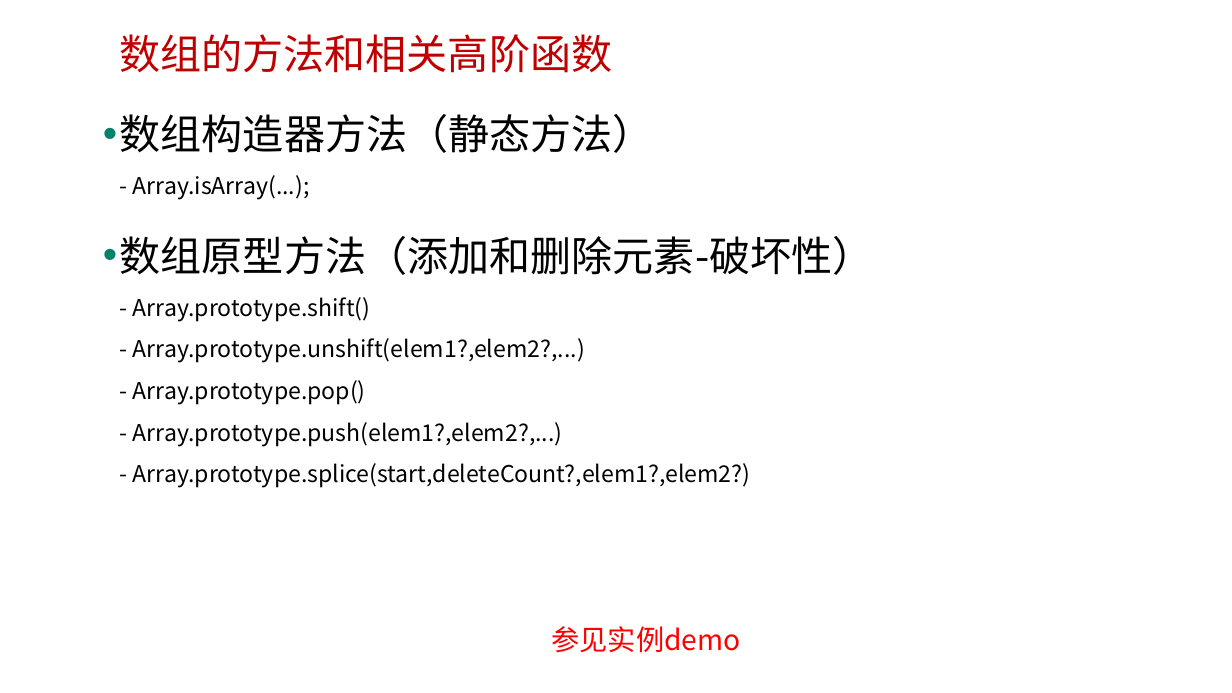
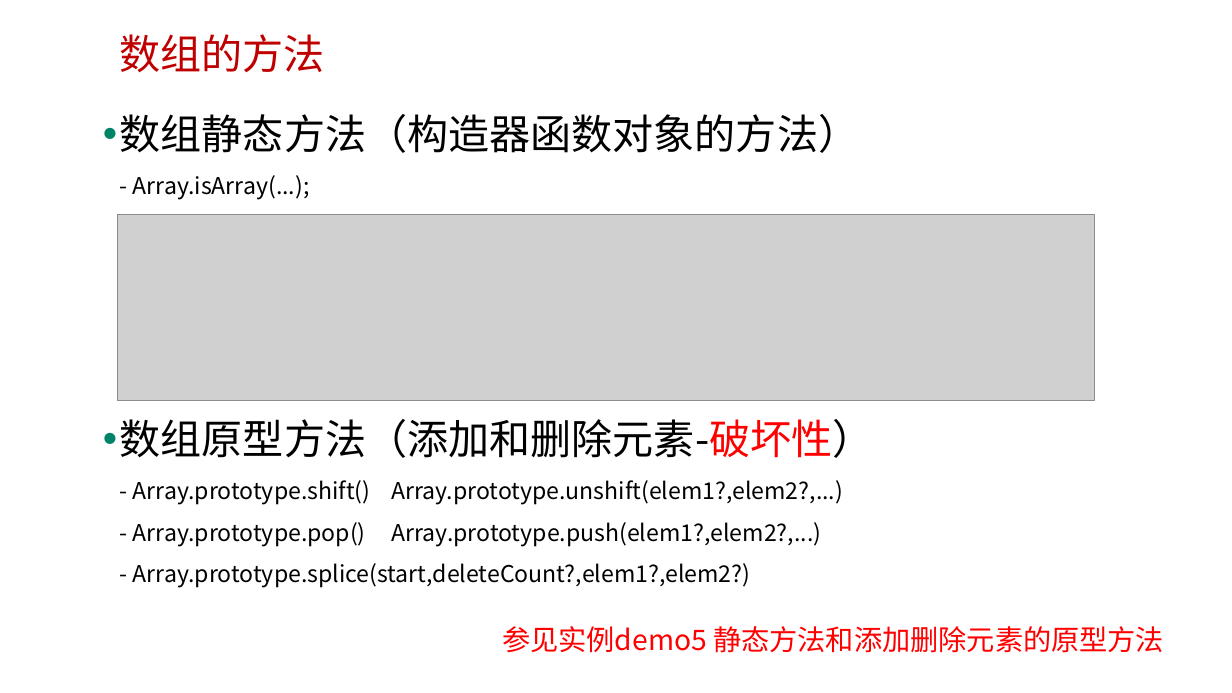
Before and after one commit to edu2act/course-javascript-advanced, a slide deck: slide 11 of 课程PPT/09.JavaScript标准内置对象-构造器（Array、Date、Error等）.pptx. Drawn at 1232x693 pixels with LibreOffice and Linux fonts; fonts in the diff are those of the drawing; grey boxes stand for pictures; background and template pictures are left out. Boxes give left, top, right and bottom in pixels: in the first picture for what was removed or moved away, otherwise in the second. Text is boxed around its words. In the diff, an @@ line names an element or a change of style, - is before the commit and + after.

```diff
--- a/课程PPT/09.JavaScript标准内置对象-构造器（Array、Date、Error等）.pptx
+++ b/课程PPT/09.JavaScript标准内置对象-构造器（Array、Date、Error等）.pptx
@@ text at (119, 34, 324, 73): text changed @@
-数组的方法和相关高阶函数
+数组的方法
@@ text at (120, 114, 874, 588): text changed @@
-• 数组构造器方法（静态方法）
-  - Array.isArray(...);
-• 数组原型方法（添加和删除元素-破坏性）
-  - Array.prototype.shift()
-  - Array.prototype.unshift(elem1?,elem2?,...)
-  - Array.prototype.pop()
-  - Array.prototype.push(elem1?,elem2?,...)
-  - Array.prototype.splice(start,deleteCount?,elem1?,elem2?)
+• 数组静态方法（构造器函数对象的方法）
+  - Array.isArray(...);
+• 数组原型方法（添加和删除元素-破坏性）
+  - Array.prototype.shift() Array.prototype.unshift(elem1?,elem2?,...)
+  - Array.prototype.pop() Array.prototype.push(elem1?,elem2?,...)
+  - Array.prototype.splice(start,deleteCount?,elem1?,elem2?)
@@ picture added at (117, 215, 1094, 400) @@
@@ text at (502, 626, 1164, 653): text changed @@
-参见实例demo
+参见实例demo5 静态方法和添加删除元素的原型方法
```
Also in this commit, not shown: 4 other slides changed, 5 other files.
